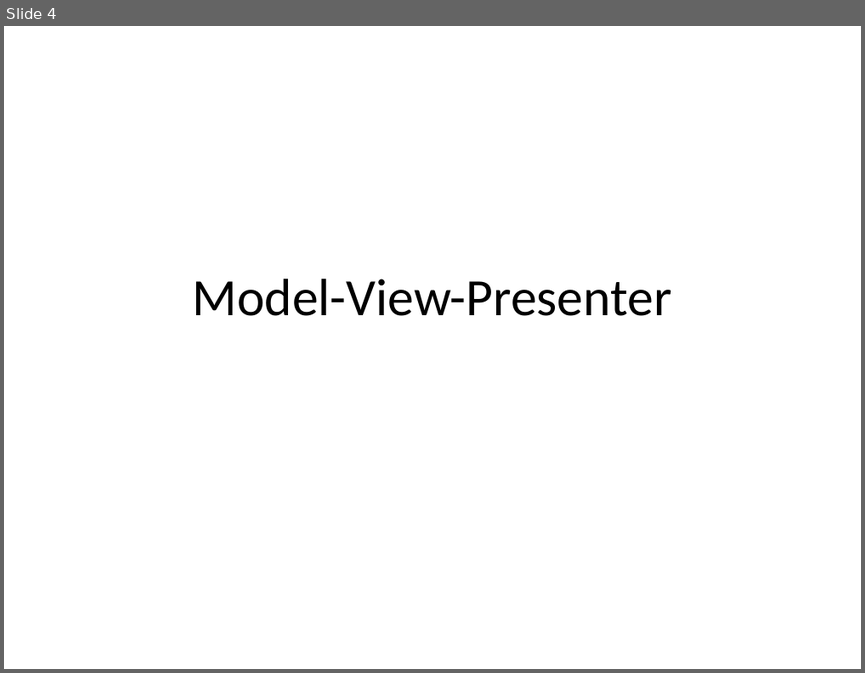
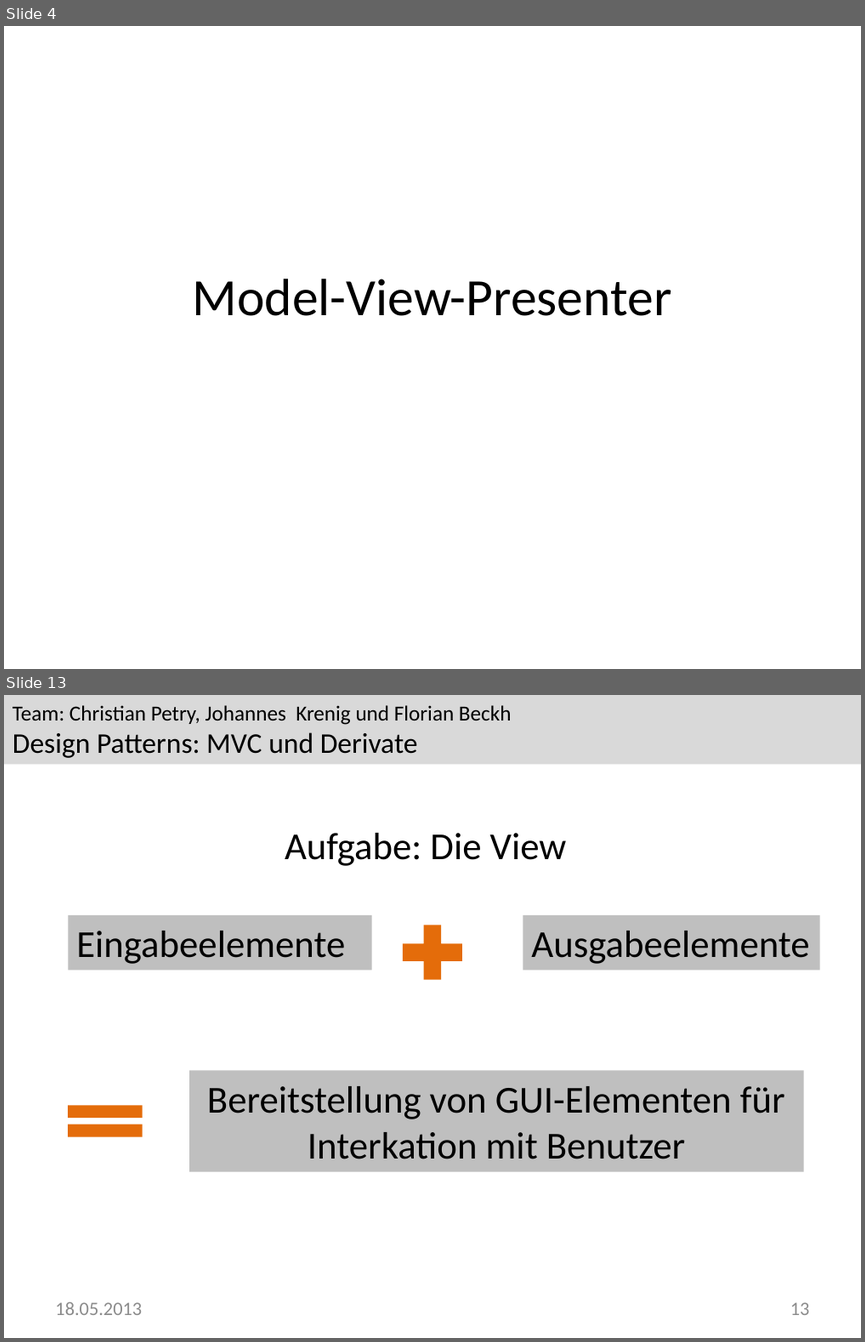
Before and after one commit to Greever/Design-Pattern-MVC, a slide deck: Dokumentation/Praesentation/Praesentation.pptx. Shown one above the other, each under a label of ours: slide 4 before the commit, slides 4 and 13 after it; the slides between them are not shown. The pictures are 865x673 and 865x1342 pixels, drawn with LibreOffice and Linux fonts; fonts in the diff are those of the drawing; background and template pictures are left out. Boxes give left, top, right and bottom in pixels: in the first picture for what was removed or moved away, otherwise in the second. Text is boxed around its words. In the diff, an @@ line names an element or a change of style, - is before the commit and + after.

```diff
--- a/Dokumentation/Praesentation/Praesentation.pptx
+++ b/Dokumentation/Praesentation/Praesentation.pptx
@@ slide 13 added at (x1=4, y1=695, x2=861, y2=1338), background #FFFFFF @@
@@ rectangle added at (x1=4, y1=695, x2=861, y2=765), fill #D9D9D9, 18 pt, text #000000 @@
+Team: Christian Petry, Johannes Krenig und Florian Beckh
+Design Patterns: MVC und Derivate
@@ title added at (x1=284, y1=833, x2=567, y2=866), 32 pt, text #000000 @@
+Aufgabe: Die View
@@ rectangle added at (x1=69, y1=915, x2=371, y2=970), fill #BFBFBF, 32 pt, text #000000 @@
+Eingabeelemente
@@ plus sign added at (x1=392, y1=915, x2=472, y2=990), fill #E46C0A @@
@@ rectangle added at (x1=523, y1=915, x2=820, y2=970), fill #BFBFBF, 32 pt, text #000000 @@
+Ausgabeelemente
@@ text added at (x1=190, y1=1071, x2=804, y2=1171), fill #BFBFBF, 32 pt, text #000000 @@
+Bereitstellung von GUI-Elementen für Interkation mit Benutzer
@@ math equal added at (x1=54, y1=1095, x2=155, y2=1148), fill #E46C0A @@
@@ text added at (x1=55, y1=1302, x2=142, y2=1315), 16 pt, text #8C8C8C @@
+18.05.2013
@@ page number added at (x1=790, y1=1302, x2=810, y2=1315), 16 pt, text #8C8C8C @@
+13
```
Also in this commit, not shown: 14 slides changed, 8 other slides added, 2 other files.
